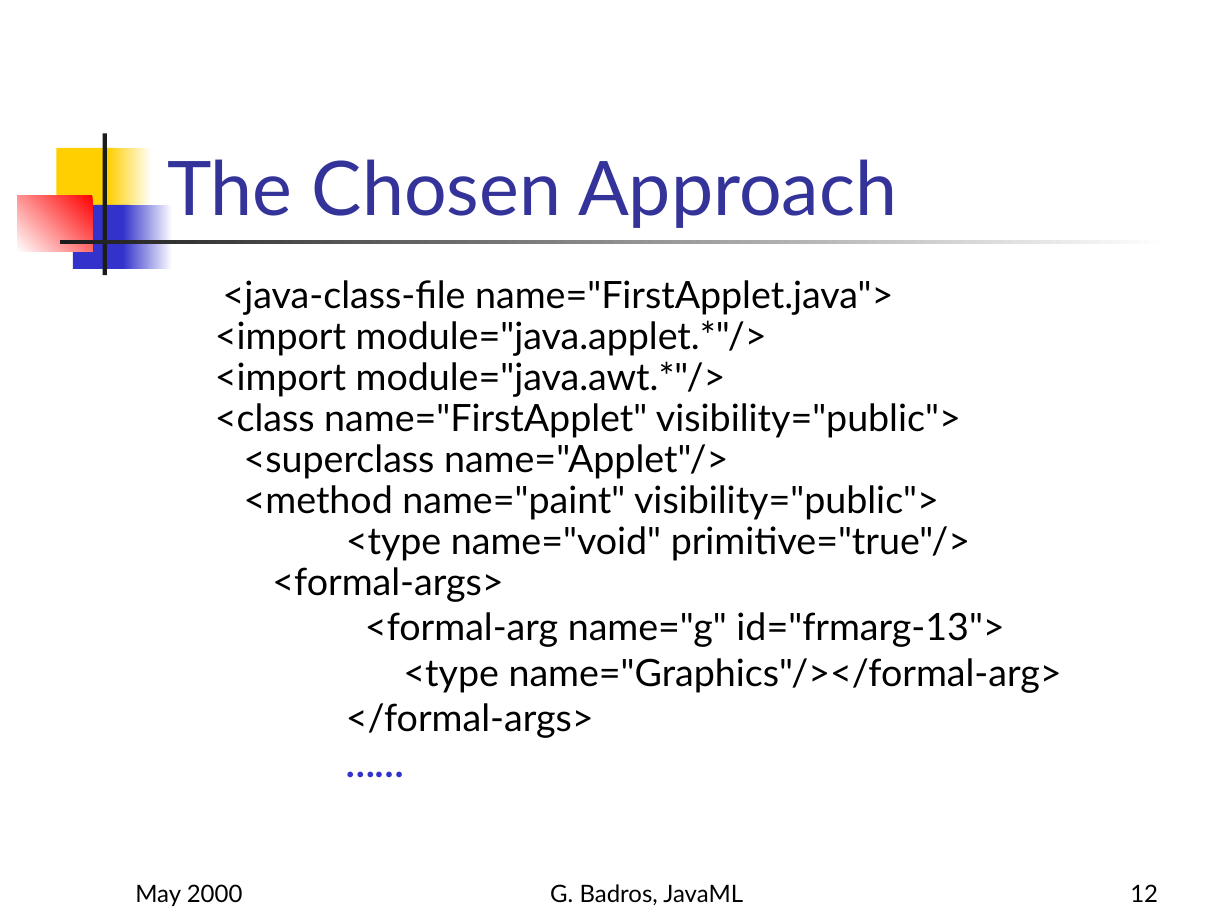
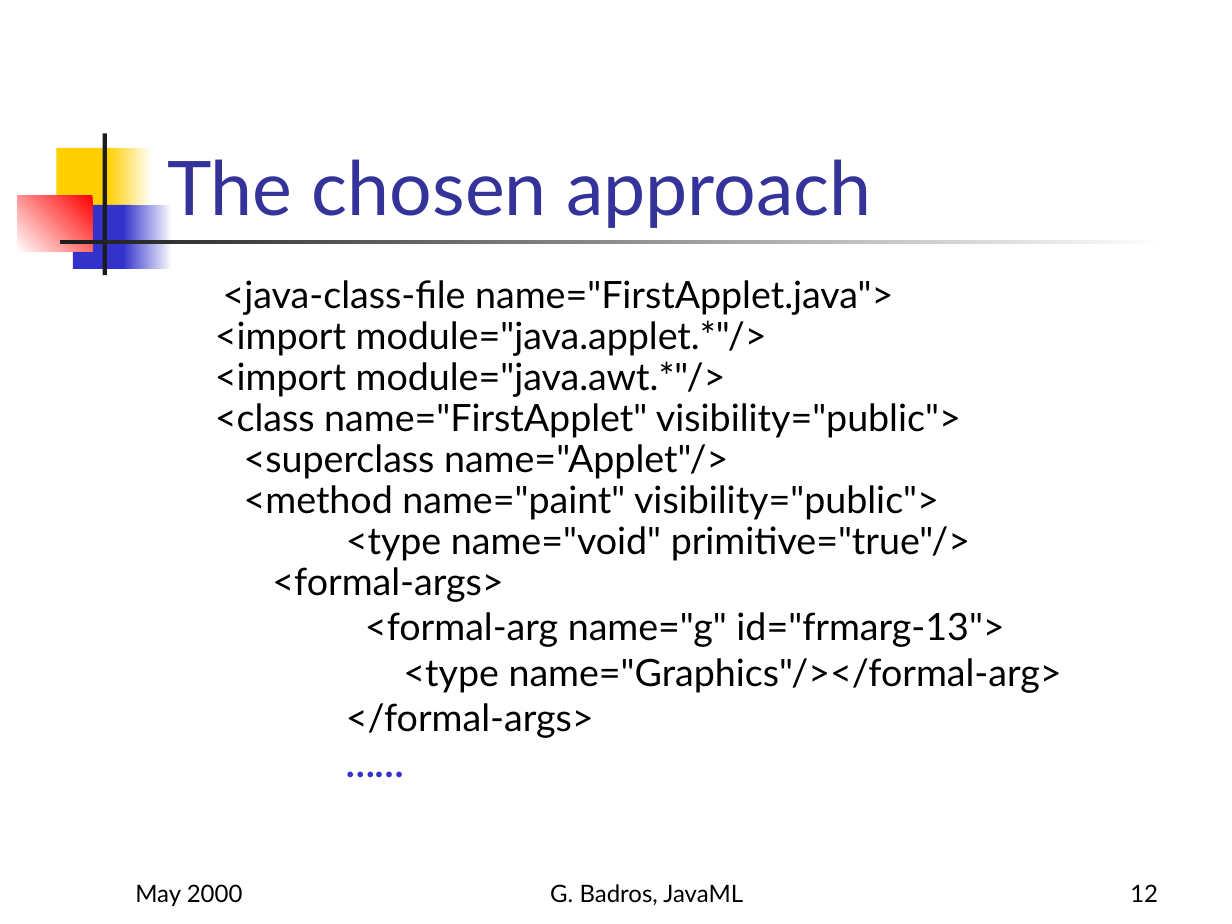
Before and after one commit to gjbadros/javaml, a slide deck: slide 12 of java-ml/javaml-www9-talk.ppt. Drawn at 1232x924 pixels with LibreOffice and Linux fonts; fonts in the diff are those of the drawing. Boxes give left, top, right and bottom in pixels: in the first picture for what was removed or moved away, otherwise in the second. Text is boxed around its words. In the diff, an @@ line names an element or a change of style, - is before the commit and + after.

```diff
--- a/java-ml/javaml-www9-talk.ppt
+++ b/java-ml/javaml-www9-talk.ppt
@@ title at box(167, 159, 872, 228): text changed @@
-The Chosen Approach
+The chosen approach
```
Also in this commit, not shown: 3 other slides changed.
